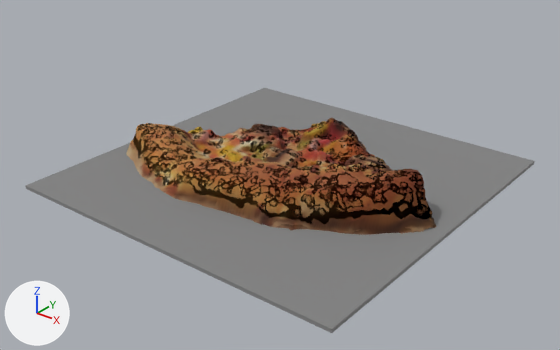
An edit to the glTF model media/gltf/pizza/pizza.gltf, drawn before and after from the same camera.
Camera for both pictures: a 50 mm lens placed at (0.679, -0.978, 0.572), pointed at (-0.033, -0.088, 0.02). Lighting does not change. The marker at lower left points along +X, +Y and +Z.

Names of what the first picture shows: 'Cube', 'TexturedMesh'.
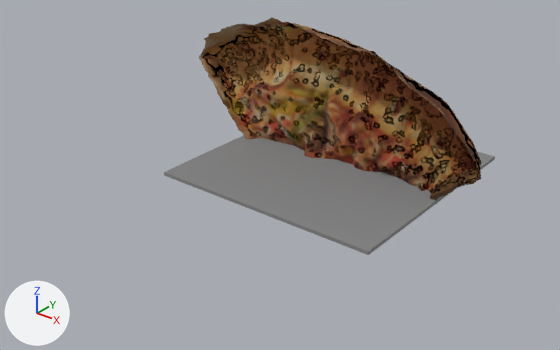
What changed in the scene script:
```text
Change ob_cube:
    ob_cube.location: (-0.035, -0.062, 0.011) -> (0.003, 0.012, 0.011)
    ob_cube.scale: (0.3, 0.3, 0.003) -> (0.201, 0.201, 0.003)
Change ob_texturedmesh:
    ob_texturedmesh.rotation_euler: (1.578, -0.00243, 0.000531) -> (0.0, 0.0, 0.0)  # degrees (90, -0.1, 0) -> degrees (0, 0, 0)
    ob_texturedmesh.location: (-0.027, 0.0, 0.012) -> (0.0, 0.0, 0.0)
```

Where the change shows, as pixel boxes [x1, y1, x2, y2] in the pictures (560 x 350 px):
'Cube', moved, rescaled: before [25, 88, 534, 333]; after [164, 135, 495, 255]
'TexturedMesh', moved, turned: before [126, 118, 436, 235]; after [199, 17, 481, 200]
